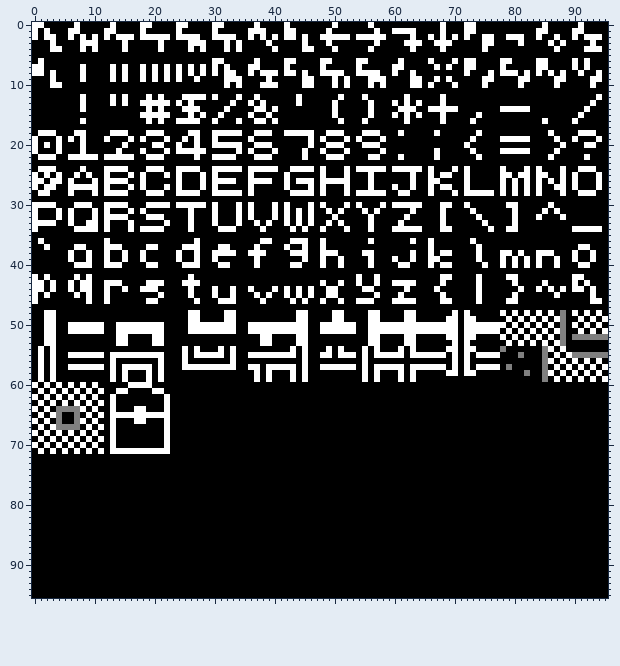
Two versions of one sprite sheet, assets/font.png. The first picture shows the starting point.
The file is 96x96 pixels.
The result:
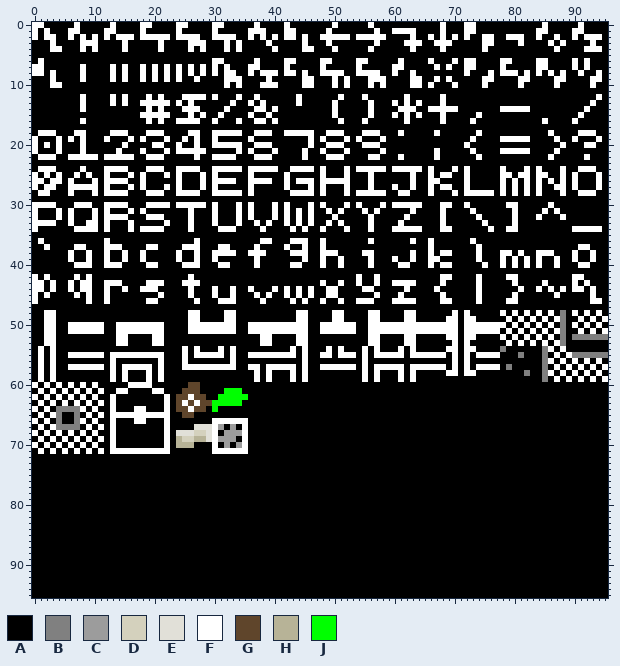
Palette (. is transparent): A #000000  B #808080  C #9c9c9c  D #d4d1bd  E #e1e0d8  F #ffffff  G #5f452b  H #b7b397  J #00ff00
What changed:
@@ x 22..37 @@
 59 AAAAAAAAAAAAAAAF
-60 AAAAAAAAAAAAAAAA
-61 AAAAAAAAAAAAAAAA
-62 FAAAAAAAAAAAAAAA
-63 FAAAAAAAAAAAAAAA
-64 FAAAAAAAAAAAAAAA
-65 FAAAAAAAAAAAAAAA
-66 FAAAAAAAAAAAAAAA
-67 FAAAAAAAAAAAAAAA
-68 FAAAAAAAAAAAAAAA
-69 FAAAAAAAAAAAAAAA
-70 FAAAAAAAAAAAAAAA
-71 FAAAAAAAAAAAAAAA
+60 AAAAGGAAAAAAAAAA
+61 AAAGGGAAAAJJJAAA
+62 FAGGFGGAAJJJJJAA
+63 FAGFGFGGJJJJJAAA
+64 FAGGFGGAJAAAAAAA
+65 FAAGGAAAAAAAAAAA
+66 FAAAAAAAFFFFFFAA
+67 FAAAAEEEFCACAFAA
+68 FAEEEDDEFACCCFAA
+69 FAHDDHHEFCCCAFAA
+70 FAHHHAAAFACACFAA
+71 FAAAAAAAFFFFFFAA
 72 AAAAAAAAAAAAAAAA
Pixel boxes of the changes (left, top, right, bottom) in both pictures:
changed: (176, 382, 248, 454)
